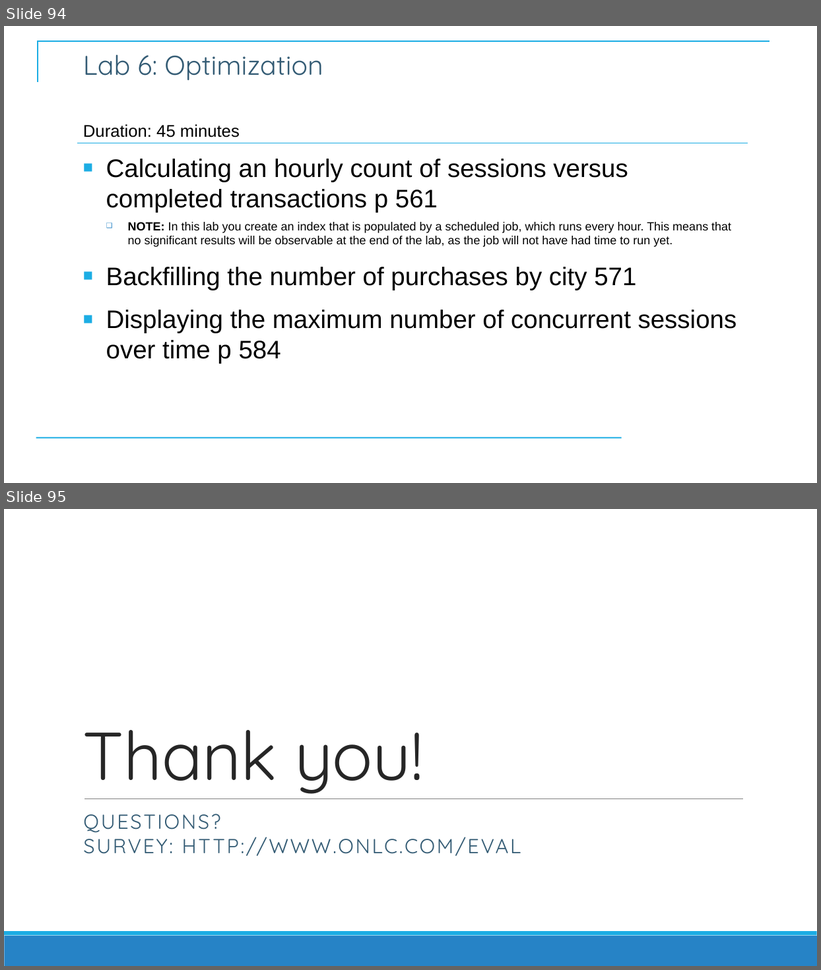
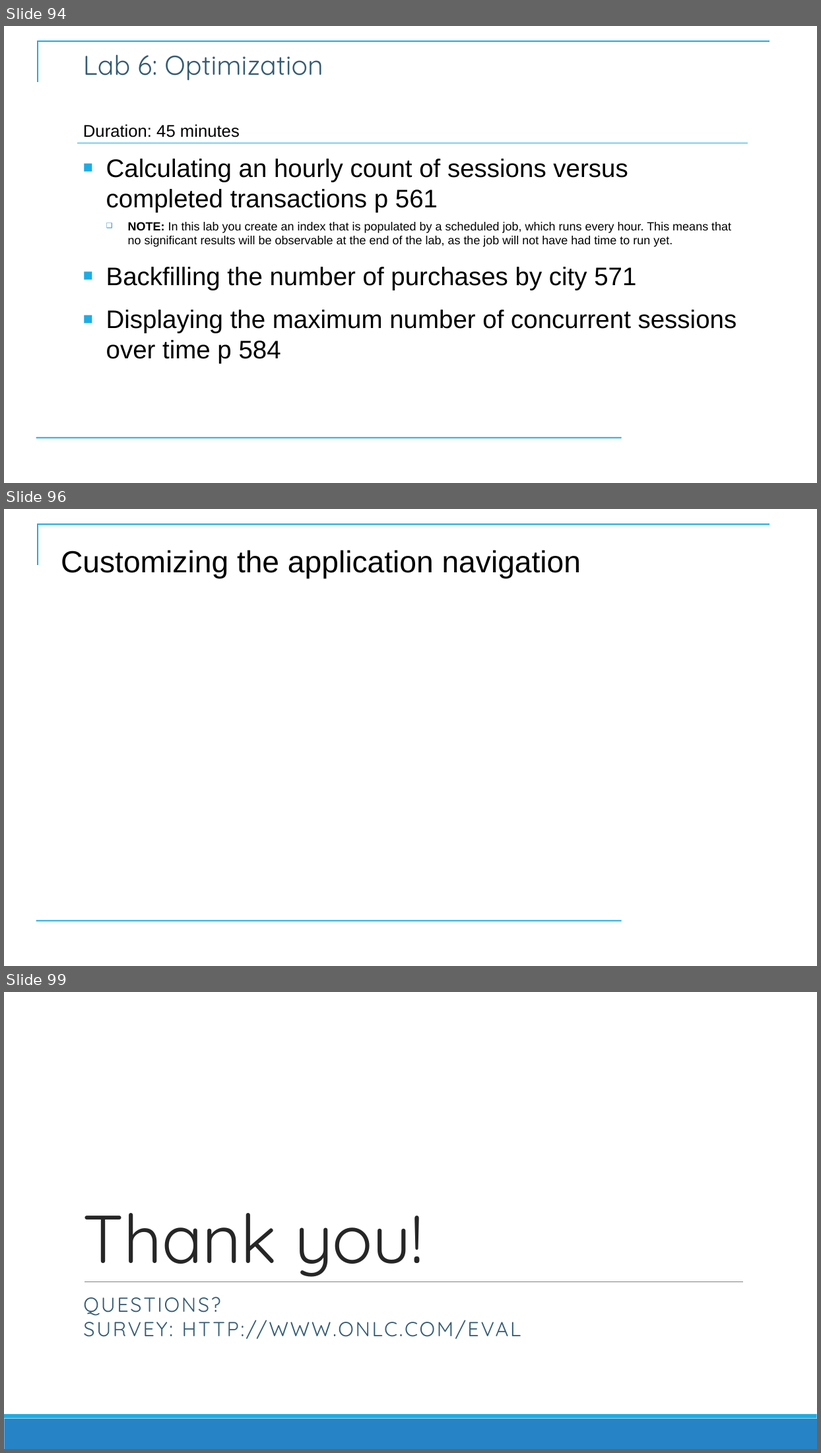
Before and after one commit to CostelloTechnicalConsulting/XSPLK2ClassFiles, a slide deck: ppt/SplunkFundamentals2v1_2.pptx. Shown one above the other, each under a label of ours: slides 94 and 95 before the commit, slides 94, 96 and 99 after it; the slides between them are not shown. The pictures are 821x970 and 821x1453 pixels, drawn with LibreOffice and Linux fonts; fonts in the diff are those of the drawing; background and template pictures are left out. Boxes give left, top, right and bottom in pixels: in the first picture for what was removed or moved away, otherwise in the second. Text is boxed around its words. In the diff, an @@ line names an element or a change of style, - is before the commit and + after.

```diff
--- a/ppt/SplunkFundamentals2v1_2.pptx
+++ b/ppt/SplunkFundamentals2v1_2.pptx
@@ slide 96 added at (4,509,817,966), background #FFFFFF; not listed: 2 template elements that a slide beside it also shows @@
@@ title added at (61,550,582,579), 36 pt, text #000000 @@
+Customizing the application navigation
@@ what was slide 95 is now slide 99 @@
```
Also in this commit, not shown: 3 other slides added.
